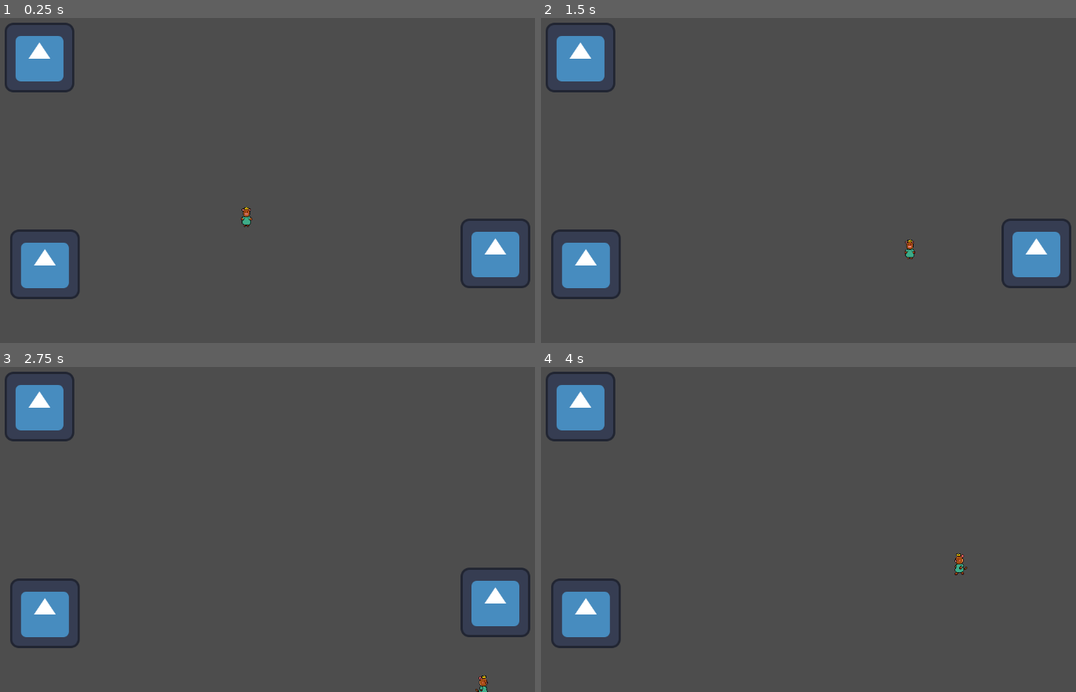
Above: before the commit, frames 1-4 (two rows, left to right).
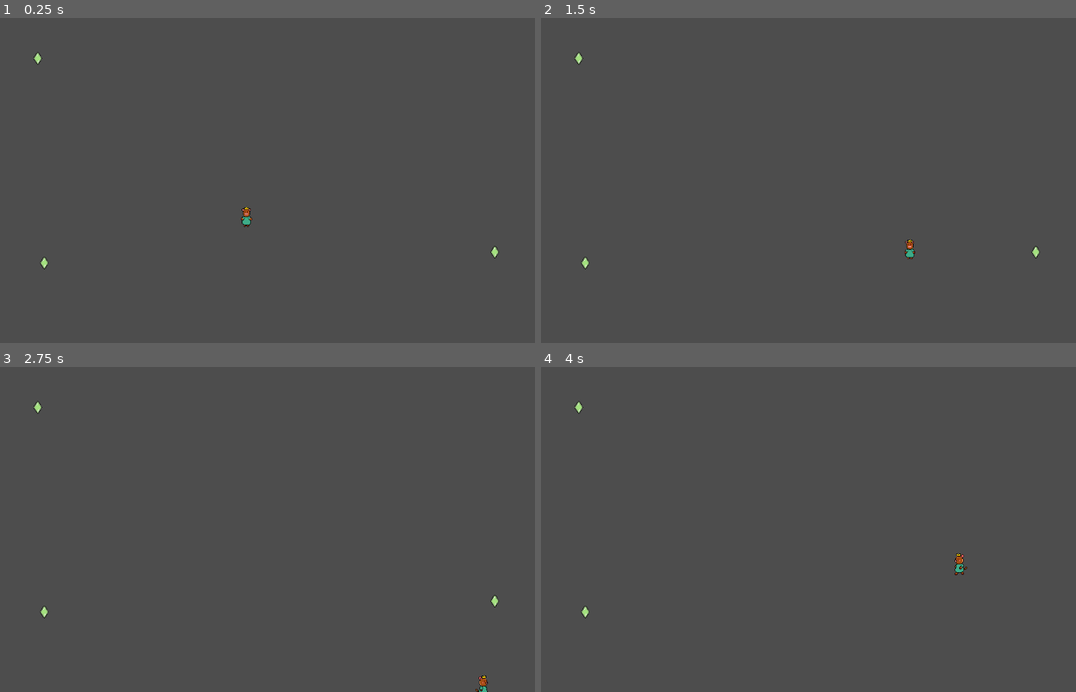
Above: after the commit, the same moments.

Repository: chenshanhorng-blip/Mini-IT-Project
Game: Godot game, scene res://scene_level_map/level1.tscn
The game is run twice, just before and just after one commit, with the same random seed, the same clock (stepped at 60 frames per second) and the same inputs. The engine's default icon, where the game draws it, is replaced by a stand-in: a white triangle on a blue panel in a dark square.
Inputs:
- Up to frame 1 (0.25 s): no input
- Up to frame 2 (1.5 s): tap Enter at 0.5 s; hold D (p1_right) 0.53-1.28 s; tap Space at 1.25 s; hold S (p1_down) from 1.28 s (still down)
- Up to frame 3 (2.75 s): release S (p1_down) at 2.03 s; hold D (p1_right) from 2.03 s (still down)
- Up to frame 4 (4 s): release D (p1_right) at 2.78 s; hold W (p1_up) 2.78-3.53 s; hold A (p1_left) from 3.53 s (still down)

The runs differ from the first frame. In frame 1, 4.8% of the frame differs, in the area x 0-100%, y 1-87%; in frame 2, 4.8%; in frame 3, 4.8%; in frame 4, 3.2%.

Commit message:
insert diamond
adding green diamond inside to the level 1 scene

Diff:
--- a/game-project/red_point.tscn
+++ b/game-project/red_point.tscn
@@ -1,18 +1,19 @@
 [gd_scene format=3 uid="uid://dt5tygl3kij10"]
 
 [ext_resource type="Script" uid="uid://cweplgnfcwmg2" path="res://red_point.gd" id="1_3l1gk"]
-[ext_resource type="Texture2D" uid="uid://bfjpenbpiwplc" path="res://icon.svg" id="2_8csrx"]
+[ext_resource type="Texture2D" uid="uid://cuowyf1lj4p44" path="res://diamond/green diamond.png" id="2_3l1gk"]
 
 [sub_resource type="RectangleShape2D" id="RectangleShape2D_ju4im"]
-size = Vector2(178, 166)
+size = Vector2(91.5, 84.5)
 
 [node name="Area2D" type="Area2D" unique_id=663432786]
 script = ExtResource("1_3l1gk")
 
 [node name="CollisionShape2D" type="CollisionShape2D" parent="." unique_id=1851920164]
-position = Vector2(0, 1)
+position = Vector2(1, -2)
 shape = SubResource("RectangleShape2D_ju4im")
 
 [node name="Sprite2D" type="Sprite2D" parent="." unique_id=1907406019]
-position = Vector2(1, -1)
-texture = ExtResource("2_8csrx")
+position = Vector2(-1, 2)
+scale = Vector2(0.05199655, 0.044357646)
+texture = ExtResource("2_3l1gk")
--- a/game-project/scene_level_map/level1.tscn
+++ b/game-project/scene_level_map/level1.tscn
@@ -4,19 +4,24 @@
 [ext_resource type="PackedScene" uid="uid://bppqkhfcmcoi8" path="res://scene_movement/player1_movement.tscn" id="2_rhdkx"]
 [ext_resource type="PackedScene" uid="uid://dt5tygl3kij10" path="res://red_point.tscn" id="3_4vh3s"]
 
+[sub_resource type="TileSet" id="TileSet_rhdkx"]
+
 [node name="Node2D" type="Node2D" unique_id=700895301]
 script = ExtResource("1_ic2s6")
+
+[node name="TileMapLayer" type="TileMapLayer" parent="." unique_id=1497803257]
+tile_set = SubResource("TileSet_rhdkx")
 
 [node name="CharacterBody2D" parent="." unique_id=1652265376 instance=ExtResource("2_rhdkx")]
 position = Vector2(-36, 82)
 
-[node name="RedPoint1" parent="." unique_id=663432786 instance=ExtResource("3_4vh3s")]
+[node name="GreenDiamond1" parent="." unique_id=663432786 instance=ExtResource("3_4vh3s")]
 position = Vector2(168, 504)
 
-[node name="RedPoint2" parent="." unique_id=1761105346 instance=ExtResource("3_4vh3s")]
-position = Vector2(158, 123)
+[node name="GreenDiamond2" parent="." unique_id=1761105346 instance=ExtResource("3_4vh3s")]
+position = Vector2(156, 127)
 
-[node name="RedPoint3" parent="." unique_id=1294735992 instance=ExtResource("3_4vh3s")]
+[node name="GreenDiamond3" parent="." unique_id=1294735992 instance=ExtResource("3_4vh3s")]
 position = Vector2(996, 484)
 
 [node name="Button" type="Button" parent="." unique_id=1988619362]
--- a/game-project/script_level_map/level_1.gd
+++ b/game-project/script_level_map/level_1.gd
@@ -10,7 +10,7 @@
 
 	exit_button.hide()
 
-	var points = [$RedPoint1, $RedPoint2, $RedPoint3]
+	var points = [$GreenDiamond1, $GreenDiamond2, $GreenDiamond3]
 	for point in points:
 		point.collected.connect(_on_point_collected)
 
--- a/game-project/script_movement/player2_script.gd
+++ b/game-project/script_movement/player2_script.gd
@@ -9,22 +9,21 @@
 	move_and_slide()
 
 	if direction.length() > 0:
-		# 判断方向（对角线优先）
-		if direction.y > 0:  # 向下
+		if direction.y > 0:
 			if direction.x > 0:
 				animated_sprite.play("down_right")
 			elif direction.x < 0:
 				animated_sprite.play("down_left")
 			else:
 				animated_sprite.play("down")
-		elif direction.y < 0:  # 向上/跳跃
+		elif direction.y < 0:
 			if direction.x > 0:
 				animated_sprite.play("jump_right")
 			elif direction.x < 0:
 				animated_sprite.play("jump_left")
 			else:
 				animated_sprite.play("jump")
-		else:  # 水平
+		else:
 			if direction.x > 0:
 				animated_sprite.play("right_move")
 			else:
Binary file added: game-project/diamond/blue diamond.png
Not shown, added: game-project/diamond/blue diamond.png.import
Binary file added: game-project/diamond/green diamond.png
Not shown, added: game-project/diamond/green diamond.png.import
Binary file added: game-project/diamond/purple diamond.png
Not shown, added: game-project/diamond/purple diamond.png.import
Binary file added: game-project/diamond/red diamond.png
Not shown, added: game-project/diamond/red diamond.png.import
